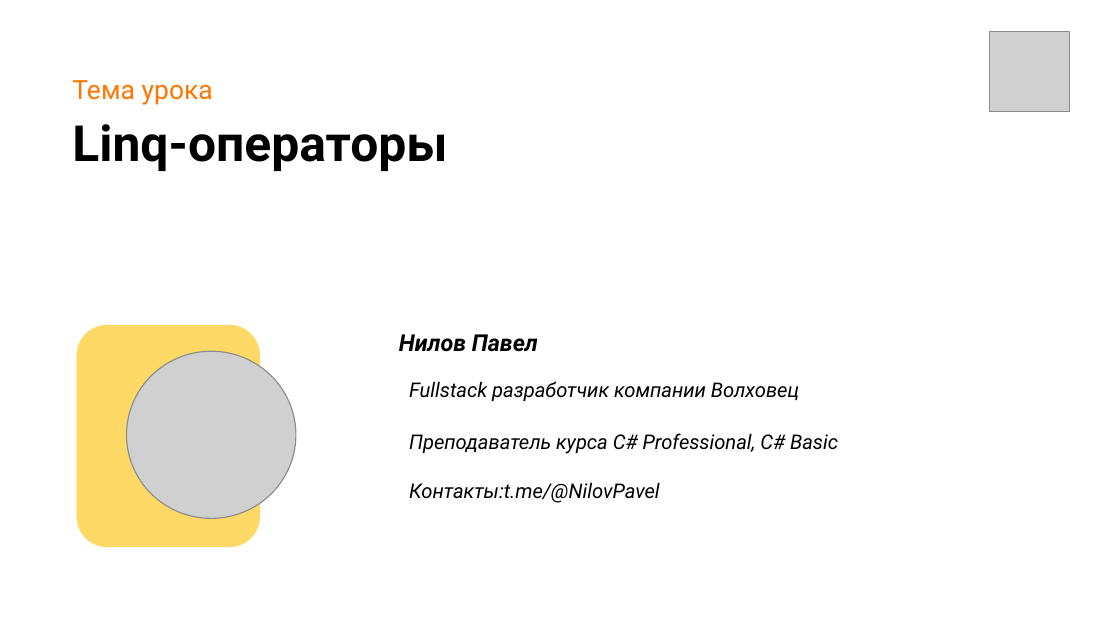
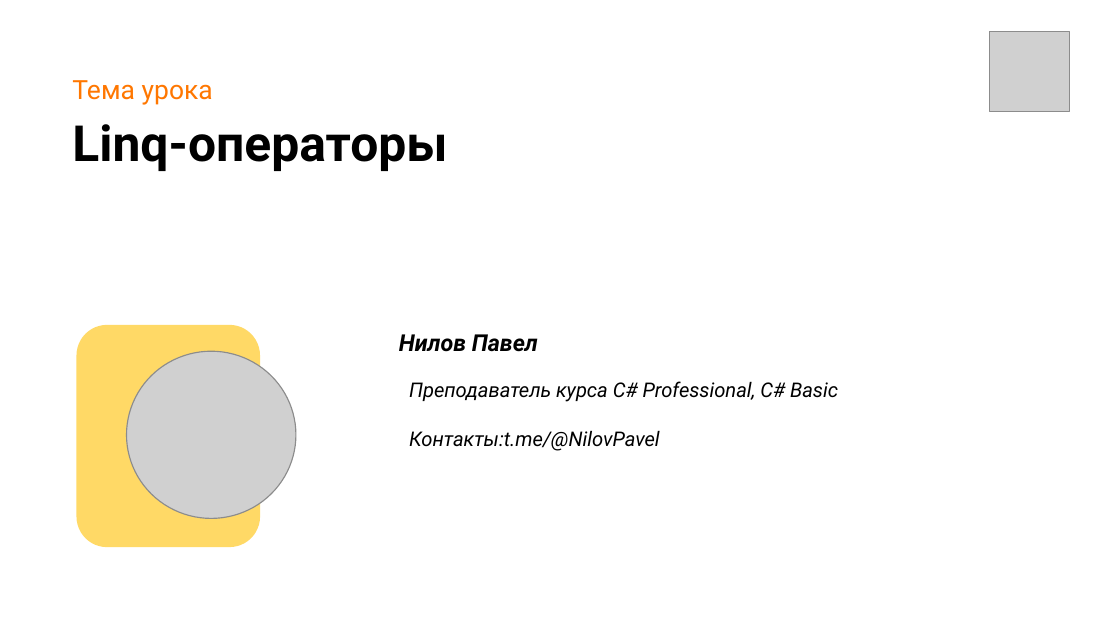
Before and after one commit to NilovPavel/LessonsLinq, a slide deck: slide 3 of LinqOperators.pptx. Drawn at 1120x630 pixels with LibreOffice and Linux fonts; fonts in the diff are those of the drawing; grey boxes stand for pictures; background and template pictures are left out. Boxes give left, top, right and bottom in pixels: in the first picture for what was removed or moved away, otherwise in the second. Text is boxed around its words. In the diff, an @@ line names an element or a change of style, - is before the commit and + after.

```diff
--- a/LinqOperators.pptx
+++ b/LinqOperators.pptx
@@ text at (409, 381, 799, 401): paragraph removed @@
-Fullstack разработчик компании Волховец
```
Also in this commit, not shown: 2 other slides changed, 4 slides added, 1 other file.
